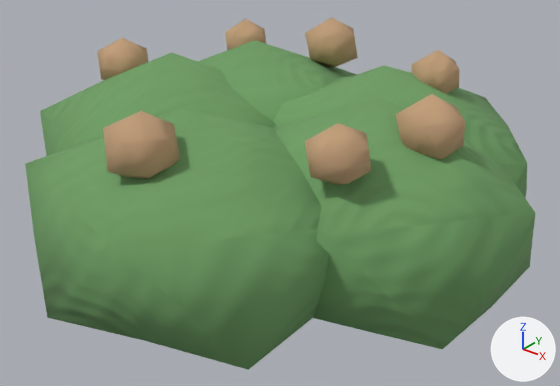
The glTF model assets/styles/bright_clay/models/foliage_shrub_flower.glb, before and after one commit.
Camera for both pictures: a 50 mm camera at (2.58, -3.13, 2.41) aimed at (0.11, -0.03, 0.5). Arrows for +X, +Y and +Z are at lower right; the lights stay in place. The first picture is the older version. Vertices at exactly the same position are counted once.

In view in the first picture: 'scenery_flower', 'scenery_leaf'.
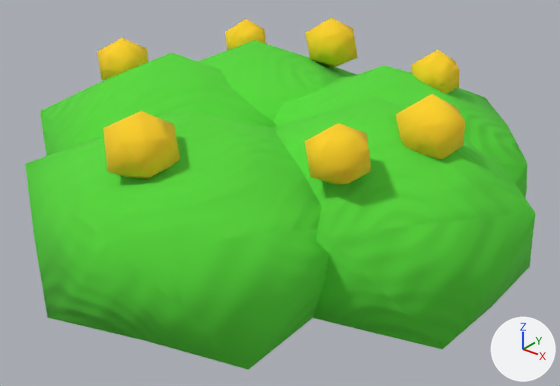
Scene script edits in JSON lines:
```json
{"block": "me_icosphere_012", "where": "me_icosphere_012.from_pydata(...)  # 210 vertices, 400 faces; spans x -2.18..0.89, y -1.41..1.28, z -0.65..0.65"}
{"block": "me_icosphere_012", "where": "# used by ob_scenery_leaf; location = (0.65, 0.0, 0.55)"}
{"block": "me_icosphere_012", "change": "me_icosphere_012 part 1: 400 faces centred in x -2.11..0.85, y -1.36..1.23, z -0.53..0.52 are repainted in the vertex colours; the middle colour goes from green #6e9e63 to green #55d936"}
{"block": "me_icosphere_017", "where": "me_icosphere_017.from_pydata(...)  # 84 vertices, 140 faces; spans x -2.15..0.16, y -1.15..1.12, z -0.18..0.18"}
{"block": "me_icosphere_017", "where": "# used by ob_scenery_flower; location = (1.0, 0.0, 1.08)"}
{"block": "me_icosphere_017", "change": "me_icosphere_017 part 2: 140 faces centred in x -2.12..0.13, y -1.12..1.09, z -0.11..0.12 are repainted in the vertex colours; the middle colour goes from brown #c19e79 to yellow #ffd31f"}
```

Boxes [x1, y1, x2, y2] around the edits, measured in the pictures (560 x 386 px):
```json
{"part": 1, "of": "me_icosphere_012", "change": "recoloured", "before": [25, 40, 535, 370], "after": [25, 40, 535, 370]}
{"part": 2, "of": "me_icosphere_017", "change": "recoloured", "before": [97, 18, 465, 185], "after": [97, 18, 465, 185], "on screen": "brown to yellow"}
```
